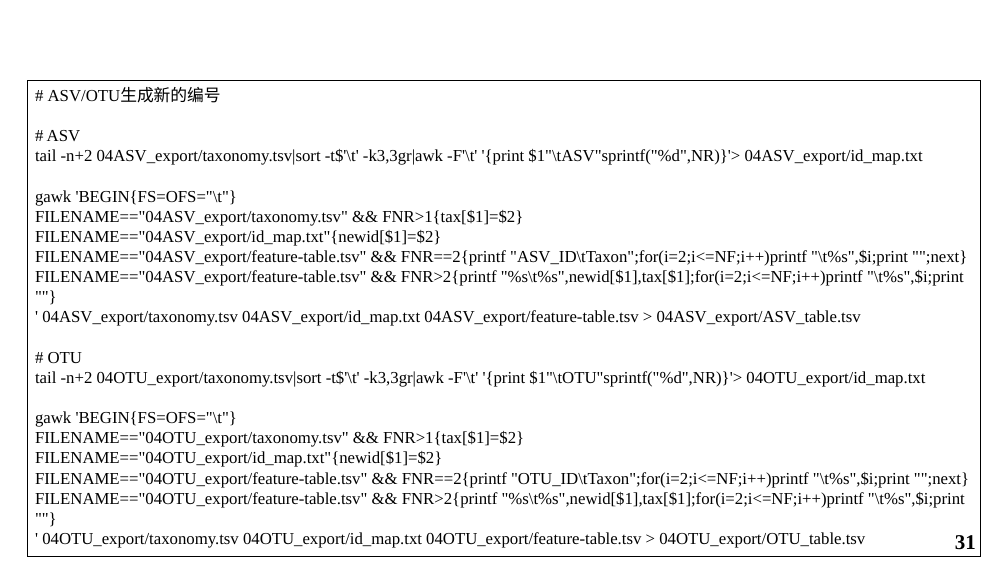
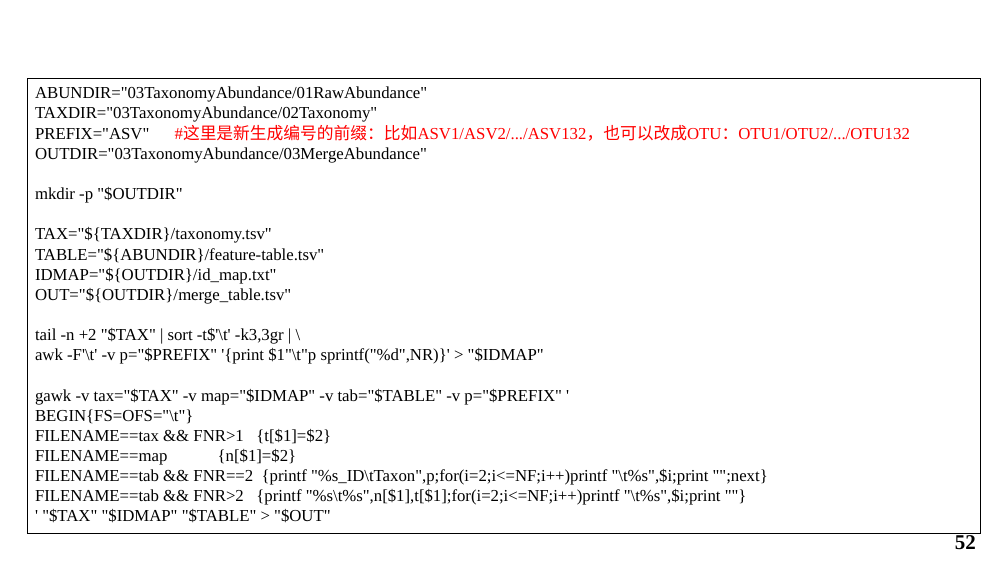
Before and after one commit to shueho/BioDataTools, a slide deck: slide 52 of Toy/16S.pptx (slide 31 before the commit). Drawn at 1008x567 pixels with LibreOffice and Linux fonts; fonts in the diff are those of the drawing; background and template pictures are left out. Boxes give left, top, right and bottom in pixels: in the first picture for what was removed or moved away, otherwise in the second. Text is boxed around its words. In the diff, an @@ line names an element or a change of style, - is before the commit and + after.

Commit message:
update

```diff
--- a/Toy/16S.pptx
+++ b/Toy/16S.pptx
@@ rectangle "ABUNDIR="03TaxonomyAbundance/01RawAbundance"": place and size @@
-rectangle "ABUNDIR="03TaxonomyAbundance/01RawAbundance"" at (28,81,981,557)
+rectangle "ABUNDIR="03TaxonomyAbundance/01RawAbundance"" at (28,79,981,534)
@@ text in rectangle at (35,86,910,523): text changed @@
-# ASV/OTU生成新的编号
-# ASV
-tail -n+2 04ASV_export/taxonomy.tsv|sort -t$'\t' -k3,3gr|awk -F'\t' '{print $1"\tASV"sprintf("%d",NR)}'> 04ASV_export/id_map.txt
-gawk 'BEGIN{FS=OFS="\t"}
-FILENAME=="04ASV_export/taxonomy.tsv" && FNR>1{tax[$1]=$2}
-FILENAME=="04ASV_export/id_map.txt"{newid[$1]=$2}
-FILENAME=="04ASV_export/feature-table.tsv" && FNR==2{printf "ASV_ID\tTaxon";for(i=2;i<=NF;i++)printf "\t%s",$i;print "";next}
-FILENAME=="04ASV_export/feature-table.tsv" && FNR>2{printf "%s\t%s",newid[$1],tax[$1];for(i=2;i<=NF;i++)printf "\t%s",$i;print ""}
-' 04ASV_export/taxonomy.tsv 04ASV_export/id_map.txt 04ASV_export/feature-table.tsv > 04ASV_export/ASV_table.tsv
-# OTU
-tail -n+2 04OTU_export/taxonomy.tsv|sort -t$'\t' -k3,3gr|awk -F'\t' '{print $1"\tOTU"sprintf("%d",NR)}'> 04OTU_export/id_map.txt
-gawk 'BEGIN{FS=OFS="\t"}
-FILENAME=="04OTU_export/taxonomy.tsv" && FNR>1{tax[$1]=$2}
-FILENAME=="04OTU_export/id_map.txt"{newid[$1]=$2}
-FILENAME=="04OTU_export/feature-table.tsv" && FNR==2{printf "OTU_ID\tTaxon";for(i=2;i<=NF;i++)printf "\t%s",$i;print "";next}
-FILENAME=="04OTU_export/feature-table.tsv" && FNR>2{printf "%s\t%s",newid[$1],tax[$1];for(i=2;i<=NF;i++)printf "\t%s",$i;print ""}
-' 04OTU_export/taxonomy.tsv 04OTU_export/id_map.txt 04OTU_export/feature-table.tsv > 04OTU_export/OTU_table.tsv
+ABUNDIR="03TaxonomyAbundance/01RawAbundance"
+TAXDIR="03TaxonomyAbundance/02Taxonomy"
+PREFIX="ASV" #这里是新生成编号的前缀：比如ASV1/ASV2/.../ASV132，也可以改成OTU：OTU1/OTU2/.../OTU132
+OUTDIR="03TaxonomyAbundance/03MergeAbundance"
+mkdir -p "$OUTDIR"
+TAX="${TAXDIR}/taxonomy.tsv"
+TABLE="${ABUNDIR}/feature-table.tsv"
+IDMAP="${OUTDIR}/id_map.txt"
+OUT="${OUTDIR}/merge_table.tsv"
+tail -n +2 "$TAX" | sort -t$'\t' -k3,3gr | \
+awk -F'\t' -v p="$PREFIX" '{print $1"\t"p sprintf("%d",NR)}' > "$IDMAP"
+gawk -v tax="$TAX" -v map="$IDMAP" -v tab="$TABLE" -v p="$PREFIX" '
+BEGIN{FS=OFS="\t"}
+FILENAME==tax && FNR>1 {t[$1]=$2}
+FILENAME==map {n[$1]=$2}
+FILENAME==tab && FNR==2 {printf "%s_ID\tTaxon",p;for(i=2;i<=NF;i++)printf "\t%s",$i;print "";next}
+FILENAME==tab && FNR>2 {printf "%s\t%s",n[$1],t[$1];for(i=2;i<=NF;i++)printf "\t%s",$i;print ""}
+' "$TAX" "$IDMAP" "$TABLE" > "$OUT"
@@ page number at (955,533,976,550): text changed @@
-31
+52
```
Also in this commit, not shown: 50 other slides changed, 20 slides added, 13 slides removed.
